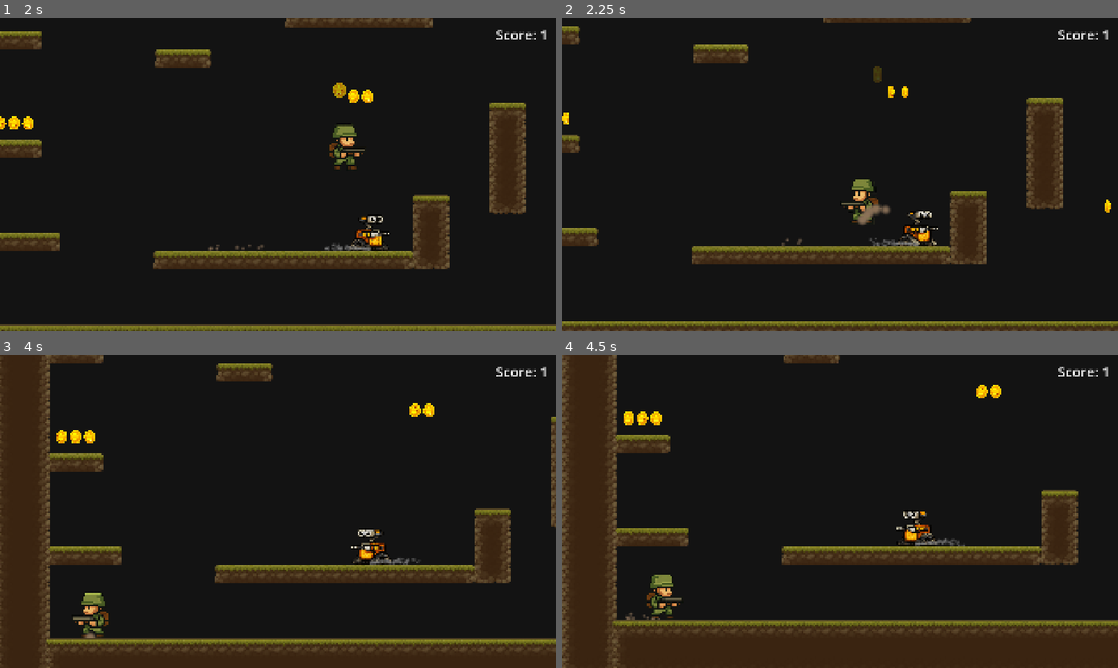
Above: before the commit, frames 1-4 (two rows, left to right).
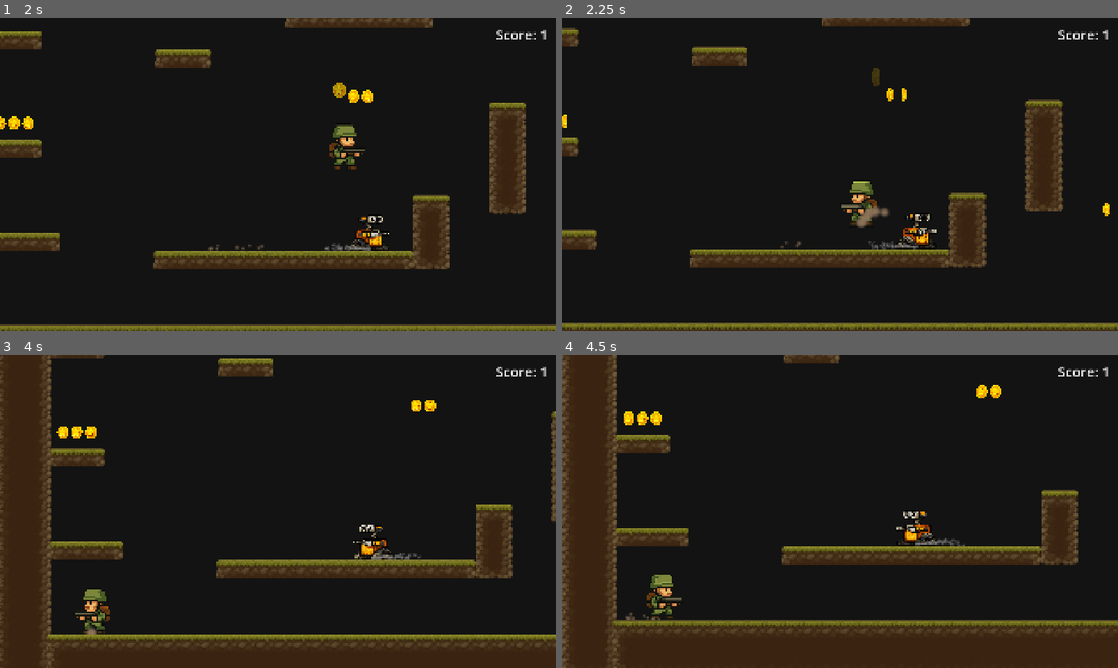
Above: after the commit, the same moments.

Repository: slaavo/Platform_test
Game: Godot game, scene res://Main.tscn
Same seed, same stepped clock (60 frames per second), same inputs: the game is played once before the commit and once after it.
Inputs:
- Up to frame 1 (2 s): tap Enter (ui_accept) at 0.5, 0.77, 1.52 s; hold Right (ui_right) from 0.53 s (still down)
- Up to frame 2 (2.25 s): release Right (ui_right) at 2.03 s; hold Left (ui_left) from 2.03 s (still down)
- Up to frame 3 (4 s): keep holding Left (ui_left); tap Enter (ui_accept) at 3.02, 3.77 s
- Up to frame 4 (4.5 s): release Left (ui_left) at 4.28 s; hold Right (ui_right) from 4.28 s (still down)

Frame 1 is identical in both runs. In frame 2, 6.9% of the frame differs, in the area x 0-100%, y 0-100%; in frame 3, 10%; in frame 4, nothing differs.

Commit message:
Add camera shake on player-enemy collision
When the player collides with an enemy, the camera now shakes
with the same effect as when landing from a high jump.
Added 0.5s cooldown to prevent continuous shaking during collision.

Updated README.md with new feature description.

Diff:
--- a/enemy.gd
+++ b/enemy.gd
@@ -30,6 +30,9 @@
 
 
 func _ready():
+	# Dodaj do grupy "enemy" dla detekcji kolizji
+	add_to_group("enemy")
+
 	# Ustaw kierunek startowy
 	direction = 1 if start_moving_right else -1
 
--- a/player.gd
+++ b/player.gd
@@ -21,6 +21,7 @@
 # === ZMIENNE WEWNĘTRZNE ===
 var was_in_air := false
 var previous_velocity_y := 0.0
+var enemy_shake_cooldown := 0.0  # Cooldown między shake'ami przy kolizji z wrogiem
 
 
 func _ready():
@@ -159,6 +160,9 @@
 	# === ZASTOSUJ RUCH ===
 	move_and_slide()
 
+	# === DETEKCJA KOLIZJI Z WROGIEM ===
+	_check_enemy_collision(delta)
+
 	# === DETEKCJA LĄDOWANIA ===
 	if was_in_air and is_on_floor():
 		# Kurz przy lądowaniu
@@ -183,3 +187,23 @@
 func trigger_camera_shake():
 	if camera:
 		camera.shake(shake_strength, shake_duration)
+
+
+# === DETEKCJA KOLIZJI Z WROGIEM ===
+func _check_enemy_collision(delta: float):
+	# Aktualizuj cooldown
+	if enemy_shake_cooldown > 0:
+		enemy_shake_cooldown -= delta
+
+	# Sprawdź wszystkie kolizje z move_and_slide()
+	for i in range(get_slide_collision_count()):
+		var collision = get_slide_collision(i)
+		var collider = collision.get_collider()
+
+		# Sprawdź czy obiekt jest wrogiem
+		if collider and collider.is_in_group("enemy"):
+			# Wywołaj shake tylko jeśli cooldown minął
+			if enemy_shake_cooldown <= 0:
+				trigger_camera_shake()
+				enemy_shake_cooldown = 0.5  # Pół sekundy cooldownu
+			break
Not shown, changed: README.md
